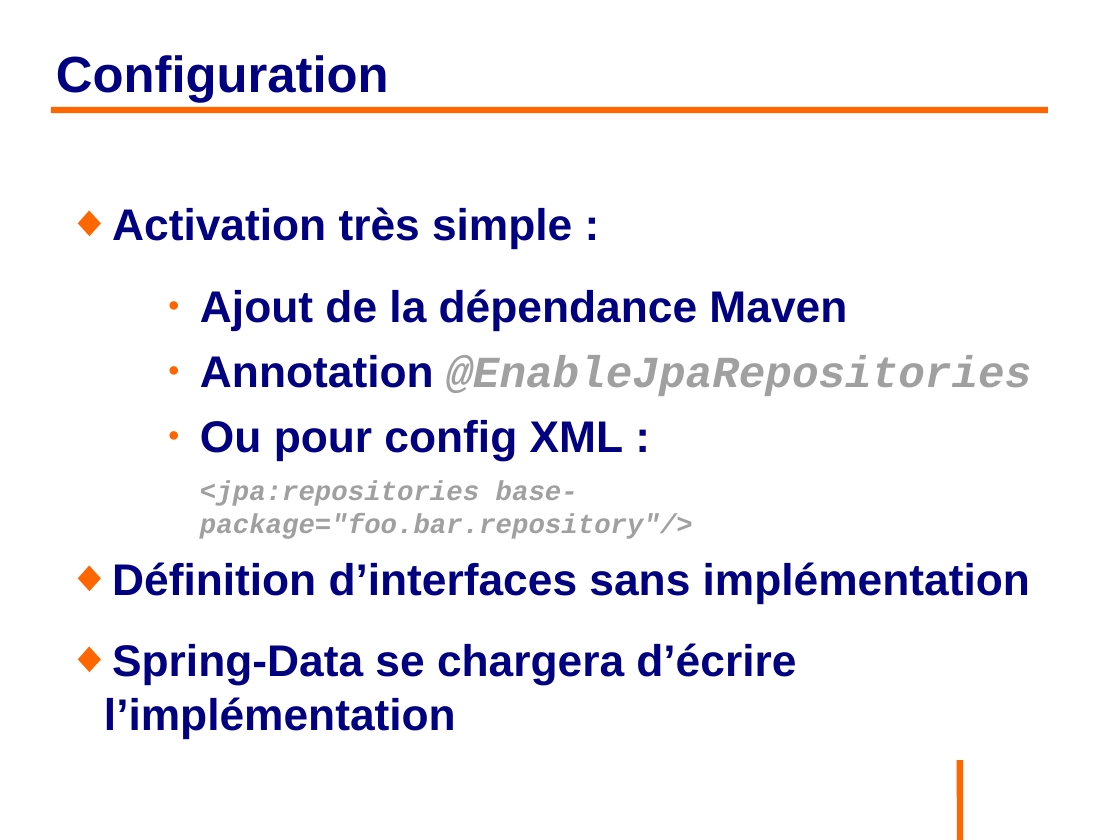
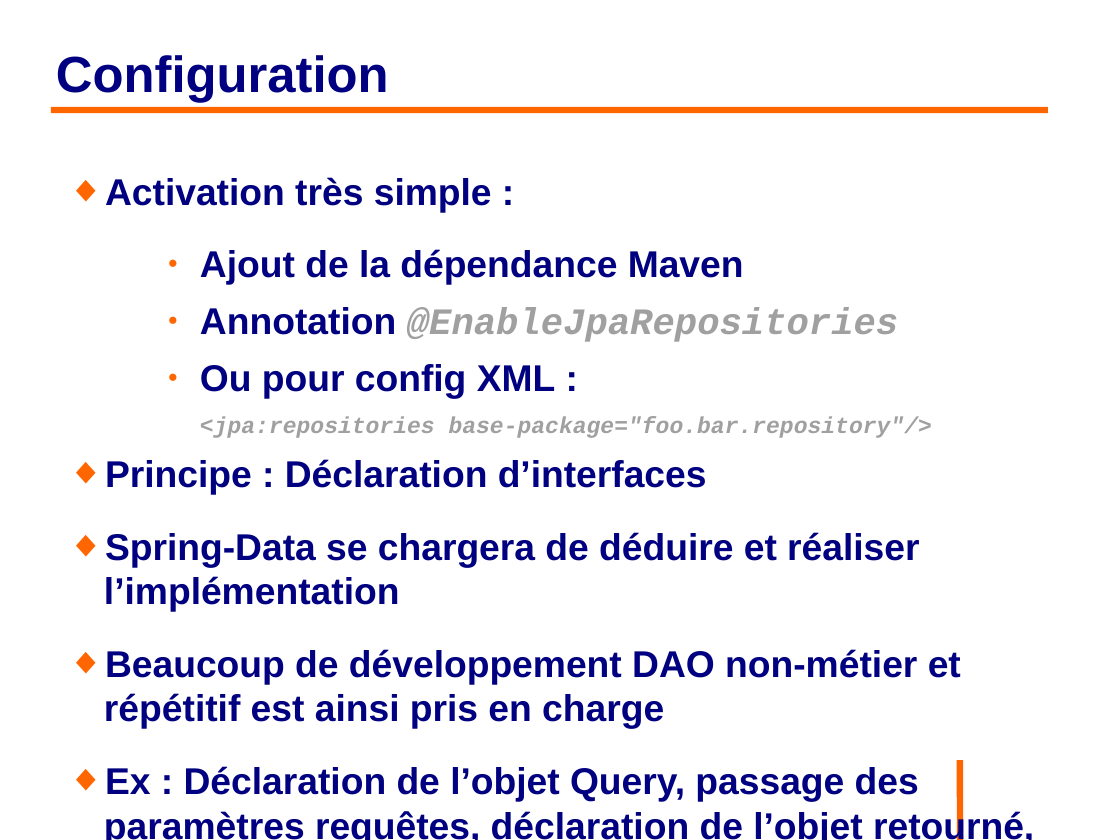
Before and after one commit to philphils/formation-hibernate-avancee, a slide deck: slide 27 of Documentation/diapo_formation_hibernate_avancee.odp. Drawn at 1120x840 pixels with LibreOffice and Linux fonts; fonts in the diff are those of the drawing; background and template pictures are left out. Boxes give left, top, right and bottom in pixels: in the first picture for what was removed or moved away, otherwise in the second. Text is boxed around its words. In the diff, an @@ line names an element or a change of style, - is before the commit and + after.

Commit message:
diapo @Query

```diff
--- a/Documentation/diapo_formation_hibernate_avancee.odp
+++ b/Documentation/diapo_formation_hibernate_avancee.odp
@@ text "Activation très simple :": place and size @@
-text "Activation très simple :" at (112,207,1031,685)
+text "Activation très simple :" at (104,177,1034,840)
@@ text at (105,177,932,438): size 31.4 to 26.4 pt in "Activation très simple :", "Ajout de la dépendance Maven", "Annotation @EnableJpaRepositories", "Ou pour config XML :"; size 19.4 to 16.3 pt in "<jpa:repositories base-package="foo.bar.repository"/>" @@
@@ text at (104,459,1034,840): text changed; size 31.4 to 26.4 pt @@
-◆ Définition d’interfaces sans implémentation
-◆ Spring-Data se chargera d’écrire l’implémentation
+◆ Principe : Déclaration d’interfaces
+◆ Spring-Data se chargera de déduire et réaliser l’implémentation
+◆ Beaucoup de développement DAO non-métier et répétitif est ainsi pris en charge
+◆ Ex : Déclaration de l’objet Query, passage des paramètres requêtes, déclaration de l’objet retourné, etc.
```
Also in this commit, not shown: 3 other slides changed.
